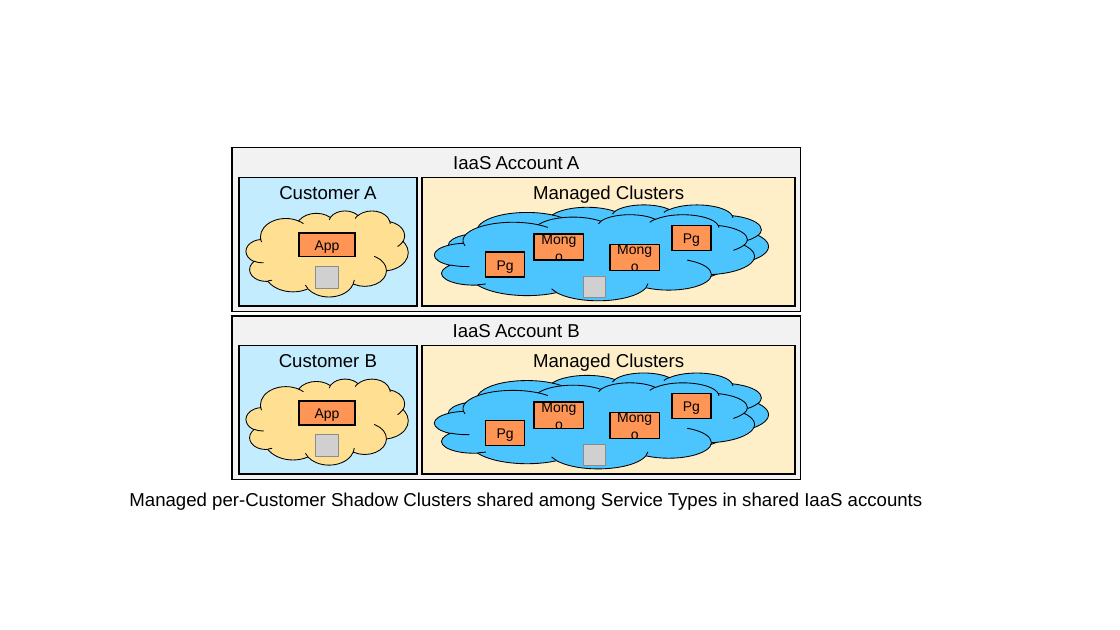
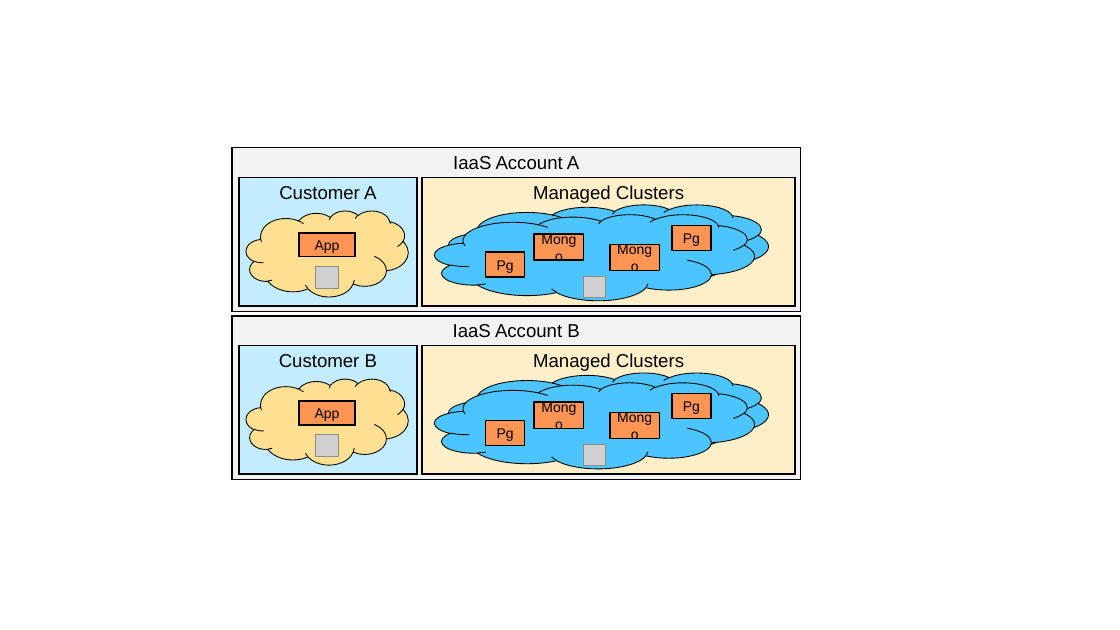
Before and after one commit to cloudfoundry/service-fabrik-broker, a slide deck: slide 29 of interoperator/docs/architecture/diagrams.pptx. Drawn at 1120x630 pixels with LibreOffice and Linux fonts; fonts in the diff are those of the drawing; grey boxes stand for pictures. Boxes give left, top, right and bottom in pixels: in the first picture for what was removed or moved away, otherwise in the second. Text is boxed around its words. In the diff, an @@ line names an element or a change of style, - is before the commit and + after.

```diff
--- a/interoperator/docs/architecture/diagrams.pptx
+++ b/interoperator/docs/architecture/diagrams.pptx
@@ text removed at bbox=[129, 492, 922, 510] @@
-Managed per-Customer Shadow Clusters shared among Service Types in shared IaaS accounts
```
Also in this commit, not shown: 4 other slides changed, 8 other files.
